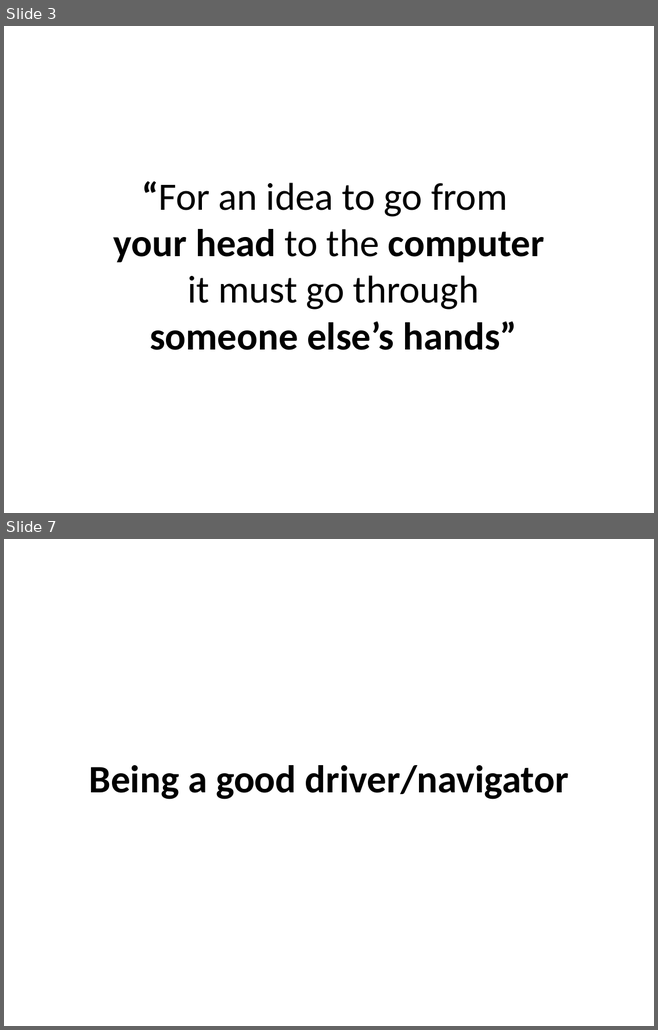
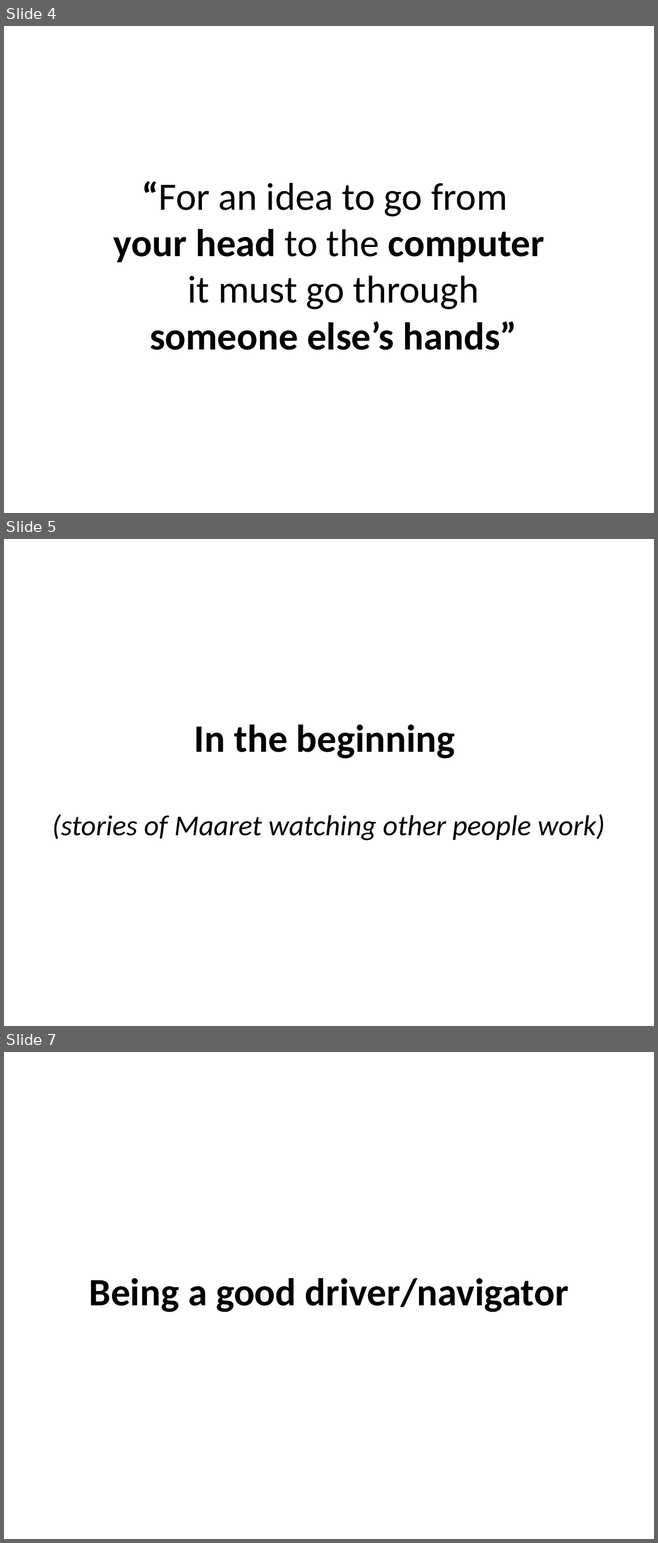
Before and after one commit to isidore/StrongStylePairingTalk, a slide deck: StrongStylePairing.pptx. Shown one above the other, each under a label of ours: slides 3 and 7 before the commit, slides 4, 5 and 7 after it; the slides between them are not shown. The pictures are 658x1030 and 658x1543 pixels, drawn with LibreOffice and Linux fonts; fonts in the diff are those of the drawing. Boxes give left, top, right and bottom in pixels: in the first picture for what was removed or moved away, otherwise in the second. Text is boxed around its words. In the diff, an @@ line names an element or a change of style, - is before the commit and + after.

```diff
--- a/StrongStylePairing.pptx
+++ b/StrongStylePairing.pptx
@@ slide 5 added at <box>4,539,654,1026</box>, background #FFFFFF @@
@@ title added at <box>52,725,605,841</box>, 32 pt, text #000000, italic @@
+In the beginning
+(stories of Maaret watching other people work)
@@ what was slide 3 is now slide 4 @@
```
Also in this commit, not shown: 3 slides changed, 6 other slides added.
